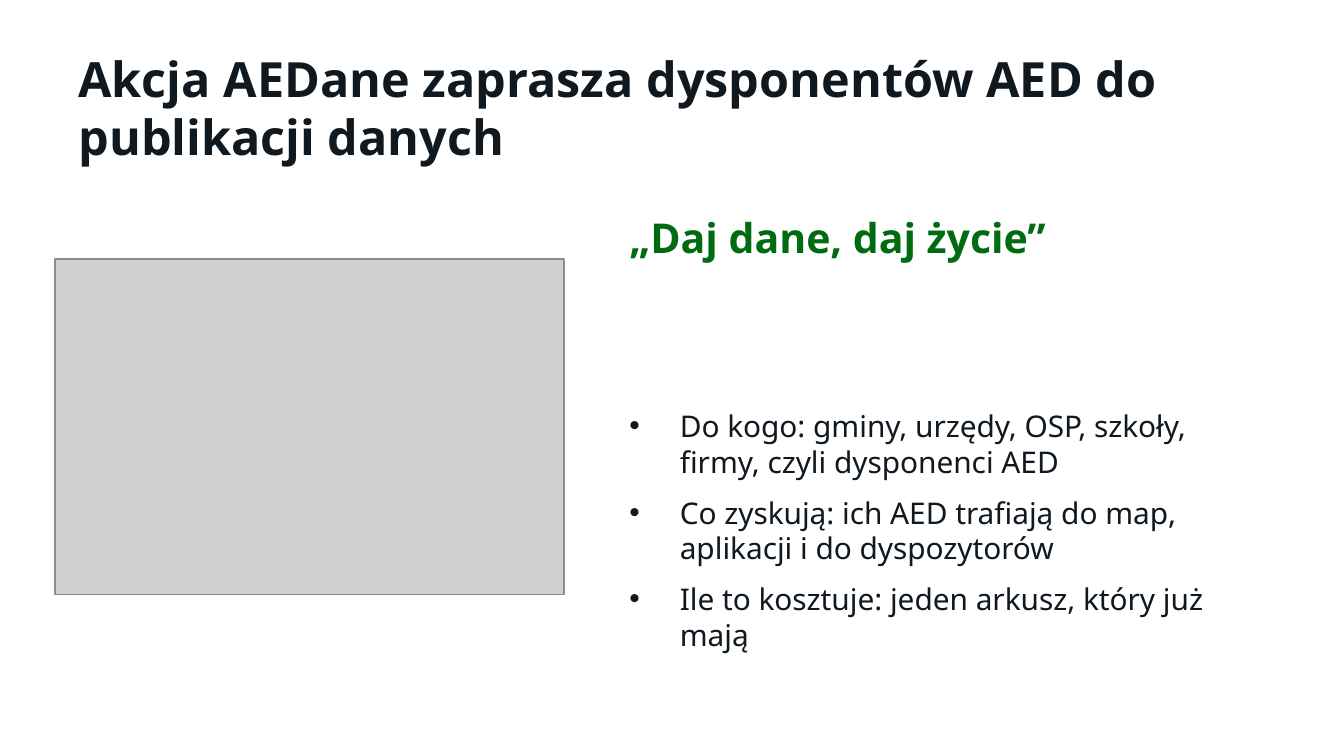
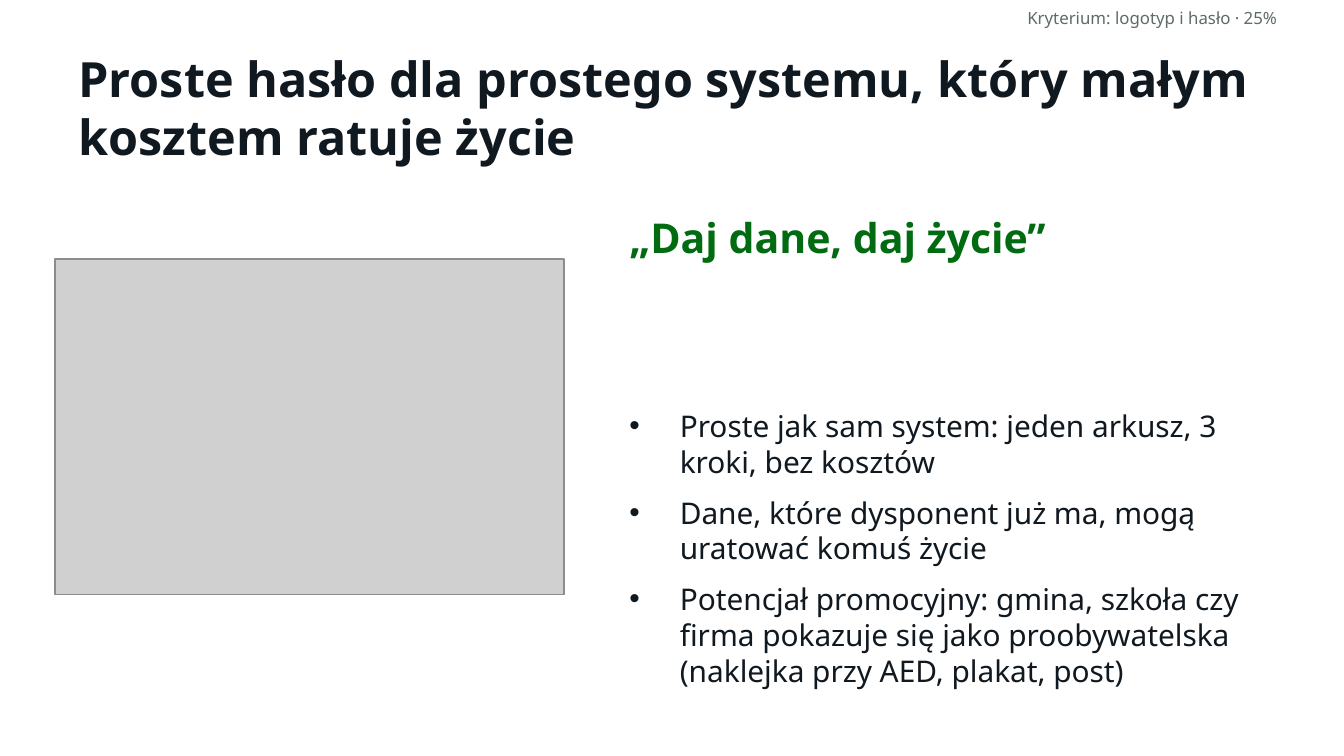
Before and after one commit to LastMinuteGameStudio/hacknation, a slide deck: slide 10 of prezentacja/AEDane – Misja AED (HackNation 2026).pptx (slide 14 before the commit). Drawn at 1344x756 pixels with LibreOffice and Linux fonts; fonts in the diff are those of the drawing; grey boxes stand for pictures. Boxes give left, top, right and bottom in pixels: in the first picture for what was removed or moved away, otherwise in the second. Text is boxed around its words. In the diff, an @@ line names an element or a change of style, - is before the commit and + after.

```diff
--- a/prezentacja/AEDane – Misja AED (HackNation 2026).pptx
+++ b/prezentacja/AEDane – Misja AED (HackNation 2026).pptx
@@ text added at box(1027, 11, 1277, 28), 9 pt, text #5F6B66 @@
+Kryterium: logotyp i hasło · 25%
@@ text at box(78, 60, 1248, 167): text changed @@
-Akcja AEDane zaprasza dysponentów AED do publikacji danych
+Proste hasło dla prostego systemu, który małym kosztem ratuje życie
@@ text at box(680, 414, 1238, 690): text changed @@
-• Do kogo: gminy, urzędy, OSP, szkoły, firmy, czyli dysponenci AED
-• Co zyskują: ich AED trafiają do map, aplikacji i do dyspozytorów
-• Ile to kosztuje: jeden arkusz, który już mają
+• Proste jak sam system: jeden arkusz, 3 kroki, bez kosztów
+• Dane, które dysponent już ma, mogą uratować komuś życie
+• Potencjał promocyjny: gmina, szkoła czy firma pokazuje się jako proobywatelska (naklejka przy AED, plakat, post)
```
Also in this commit, not shown: 11 other slides changed, 5 slides removed.
